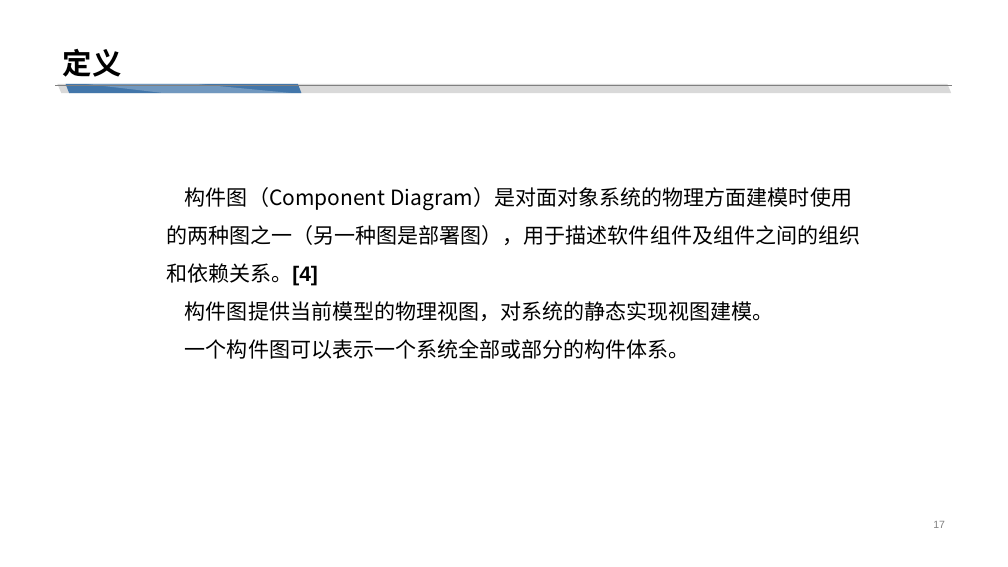
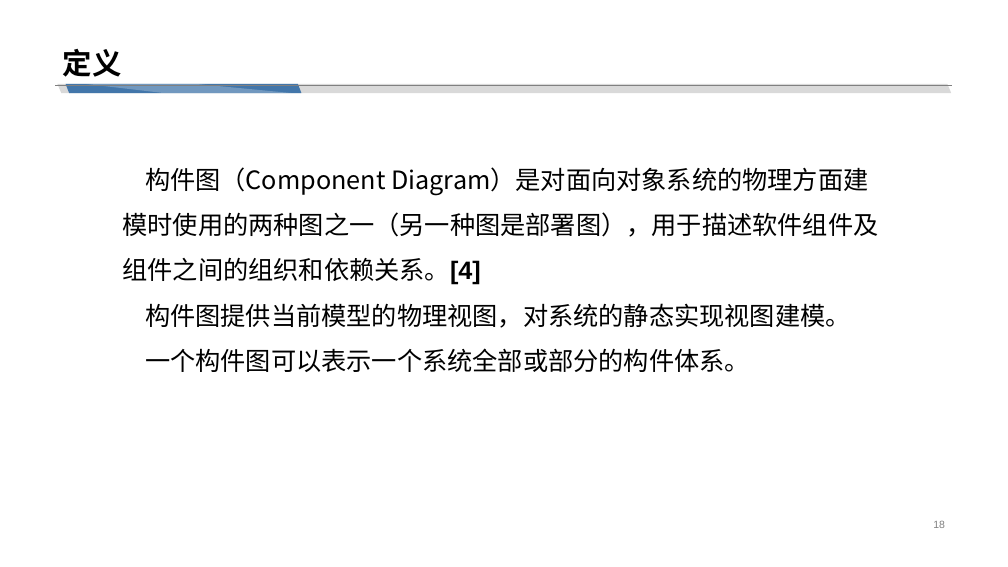
Before and after one commit to cchello/PRD2018-G01, a slide deck: slide 18 of 非受控文档/翻转PPT/UML基础III_对象图_构件图_包图.pptx (slide 17 before the commit). Drawn at 1008x567 pixels with LibreOffice and Linux fonts; fonts in the diff are those of the drawing. Boxes give left, top, right and bottom in pixels: in the first picture for what was removed or moved away, otherwise in the second. Text is boxed around its words. In the diff, an @@ line names an element or a change of style, - is before the commit and + after.

```diff
--- a/非受控文档/翻转PPT/UML基础III_对象图_构件图_包图.pptx
+++ b/非受控文档/翻转PPT/UML基础III_对象图_构件图_包图.pptx
@@ text "构件图（Component Diagram）是对面向对象系统的物理方面建模时使用的两种图之一（另一种图是部署图），用于描 ...": place and size @@
-text "构件图（Component Diagram）是对面向对象系统的物理方面建模时使用的两种图之一（另一种图是部署图），用于描 ..." at bbox=[166, 187, 860, 359]
+text "构件图（Component Diagram）是对面向对象系统的物理方面建模时使用的两种图之一（另一种图是部署图），用于描 ..." at bbox=[123, 167, 879, 372]
@@ text at bbox=[123, 167, 879, 285]: text changed; size 20 to 24 pt @@
-构件图（Component Diagram）是对面对象系统的物理方面建模时使用的两种图之一（另一种图是部署图），用于描述软件组件及组件之间的组织和依赖关系。[4]
+构件图（Component Diagram）是对面向对象系统的物理方面建模时使用的两种图之一（另一种图是部署图），用于描述软件组件及组件之间的组织和依赖关系。[4]
@@ text at bbox=[145, 303, 851, 372]: size 20 to 24 pt in "构件图提供当前模型的物理视图，对系统的静态实现视图建模。", "一个构件图可以表示一个系统全部或部分的构件体系。" @@
@@ page number at bbox=[933, 521, 945, 528]: text changed @@
-17
+18
```
Also in this commit, not shown: 26 other slides changed, 1 slide added.
